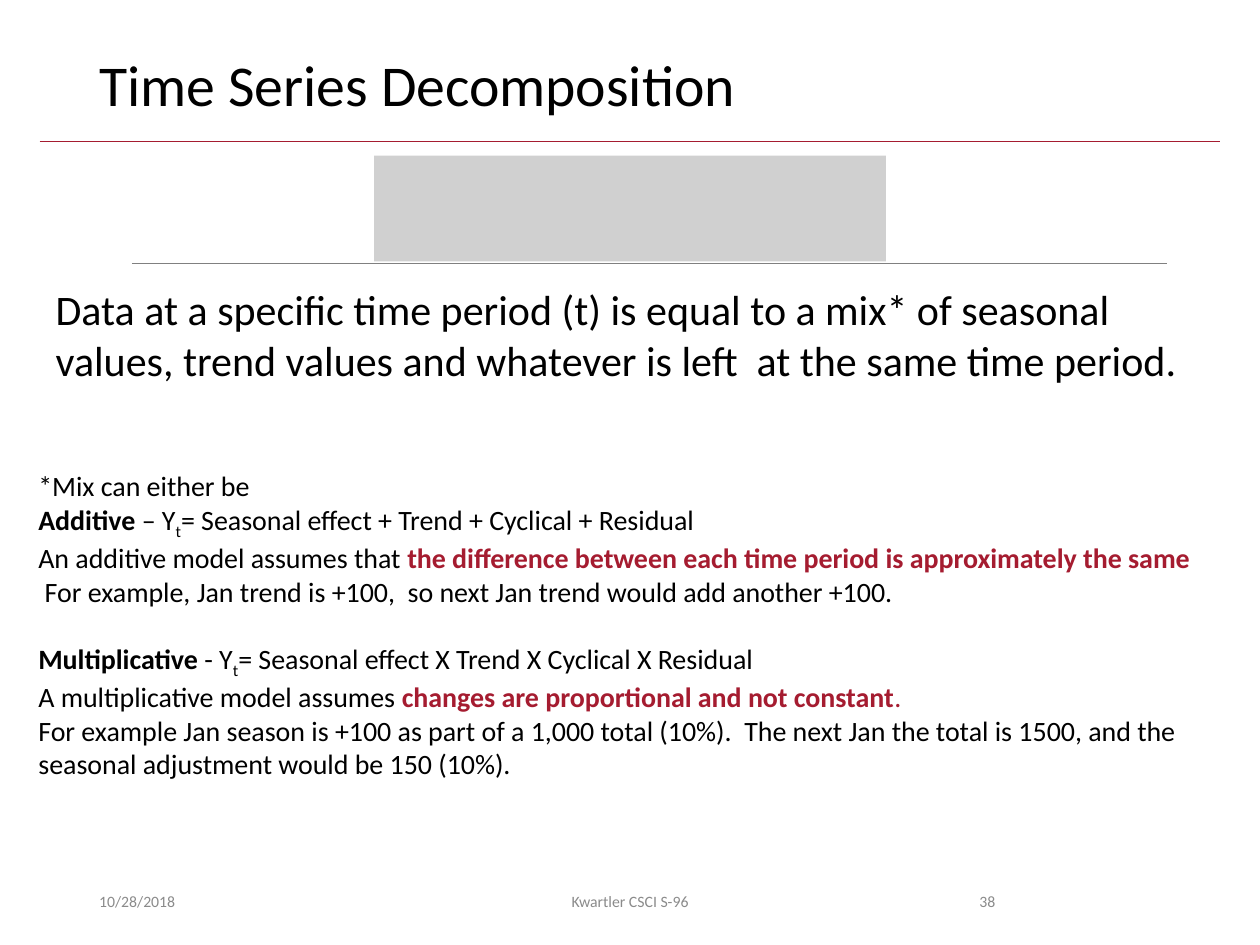
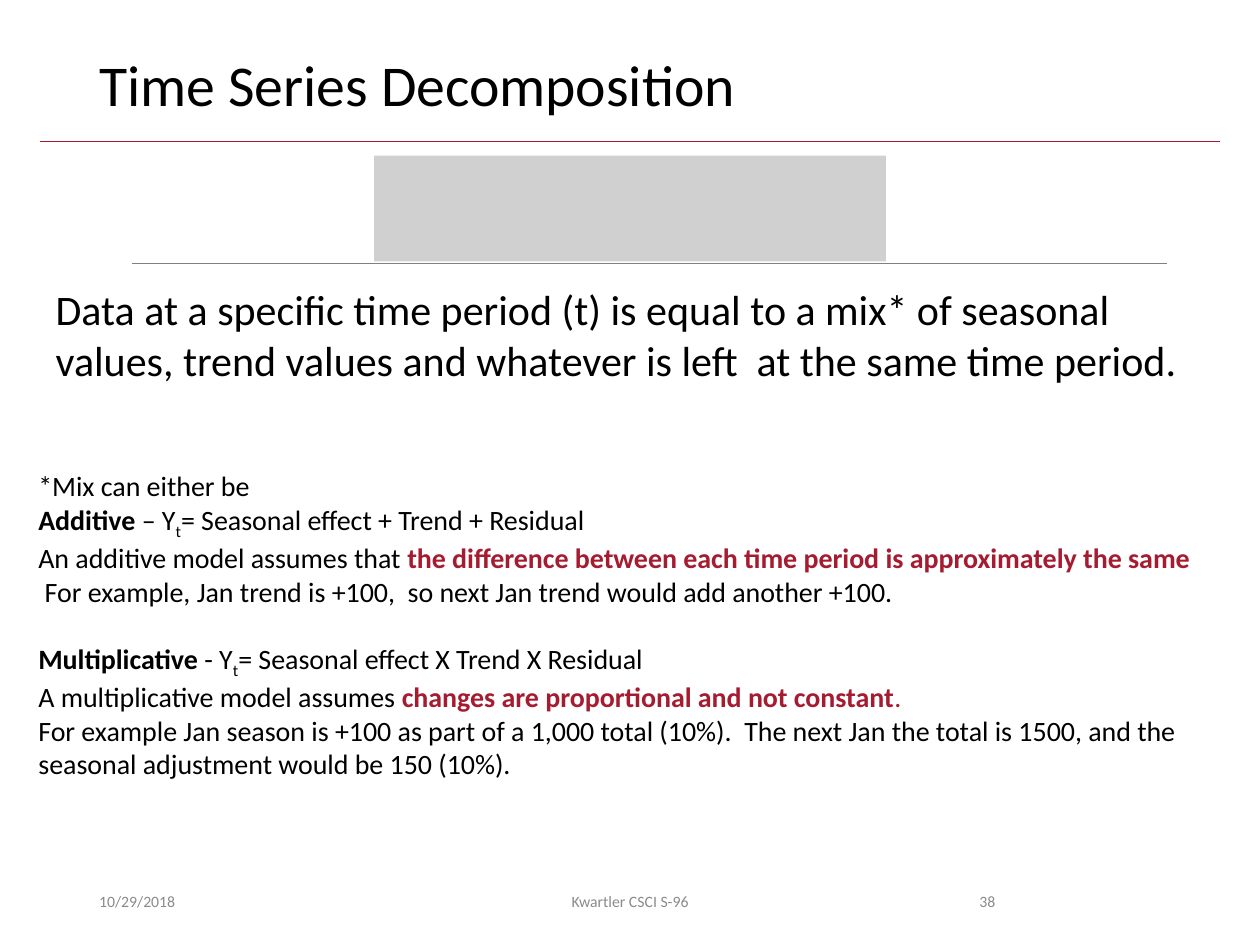
Before and after one commit to florianboergel/HarvardFallStudent2018, a slide deck: slide 38 of lessons/7_Oct29_TimeSeries_Equities/Oct_29_TimeSeries.pptx. Drawn at 1260x945 pixels with LibreOffice and Linux fonts; fonts in the diff are those of the drawing; grey boxes stand for pictures; background and template pictures are left out. Boxes give left, top, right and bottom in pixels: in the first picture for what was removed or moved away, otherwise in the second. Text is boxed around its words. In the diff, an @@ line names an element or a change of style, - is before the commit and + after.

```diff
--- a/lessons/7_Oct29_TimeSeries_Equities/Oct_29_TimeSeries.pptx
+++ b/lessons/7_Oct29_TimeSeries_Equities/Oct_29_TimeSeries.pptx
@@ text at (38, 510, 584, 531): text changed @@
-Additive – Yt= Seasonal effect + Trend + Cyclical + Residual
+Additive – Yt= Seasonal effect + Trend + Residual
@@ text at (38, 649, 643, 674): text changed @@
-Multiplicative - Yt= Seasonal effect X Trend X Cyclical X Residual
+Multiplicative - Yt= Seasonal effect X Trend X Residual
@@ text at (99, 896, 175, 908): text changed @@
-10/28/2018
+10/29/2018
```
Also in this commit, not shown: 34 other slides changed, 18 other files.
